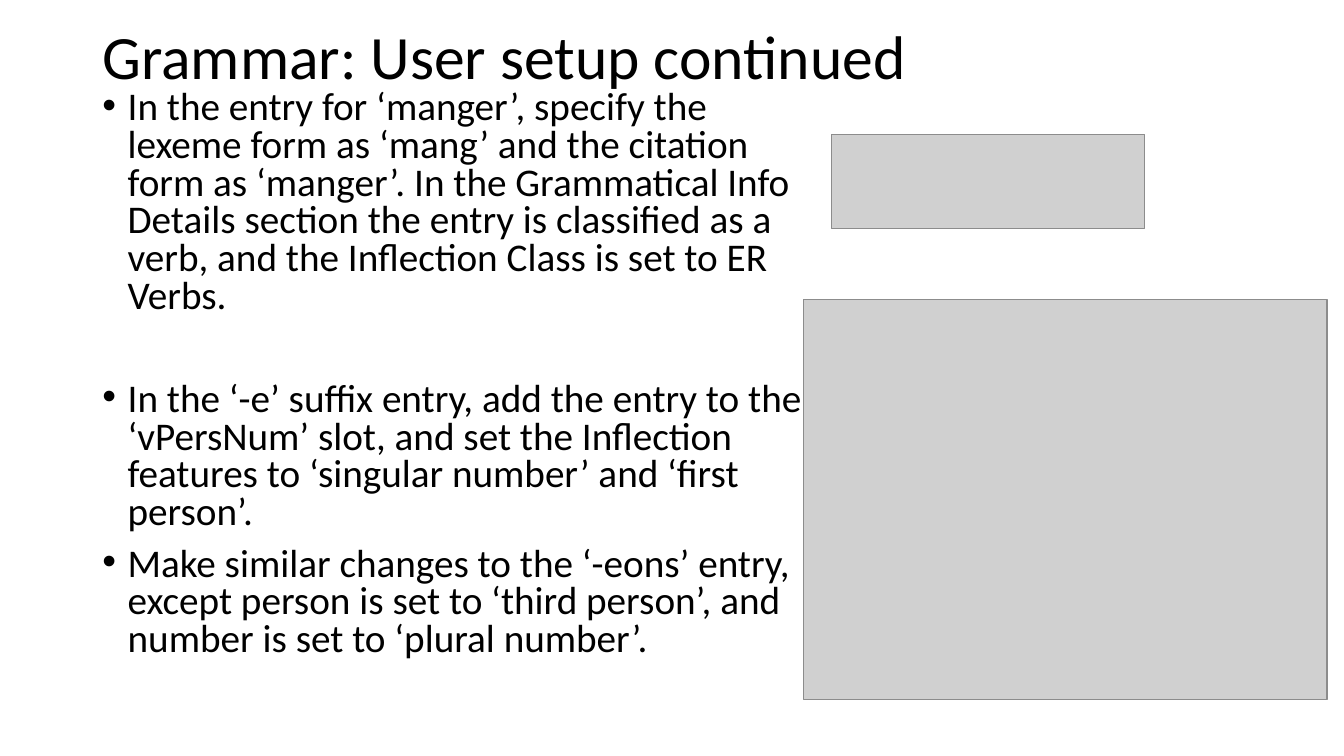
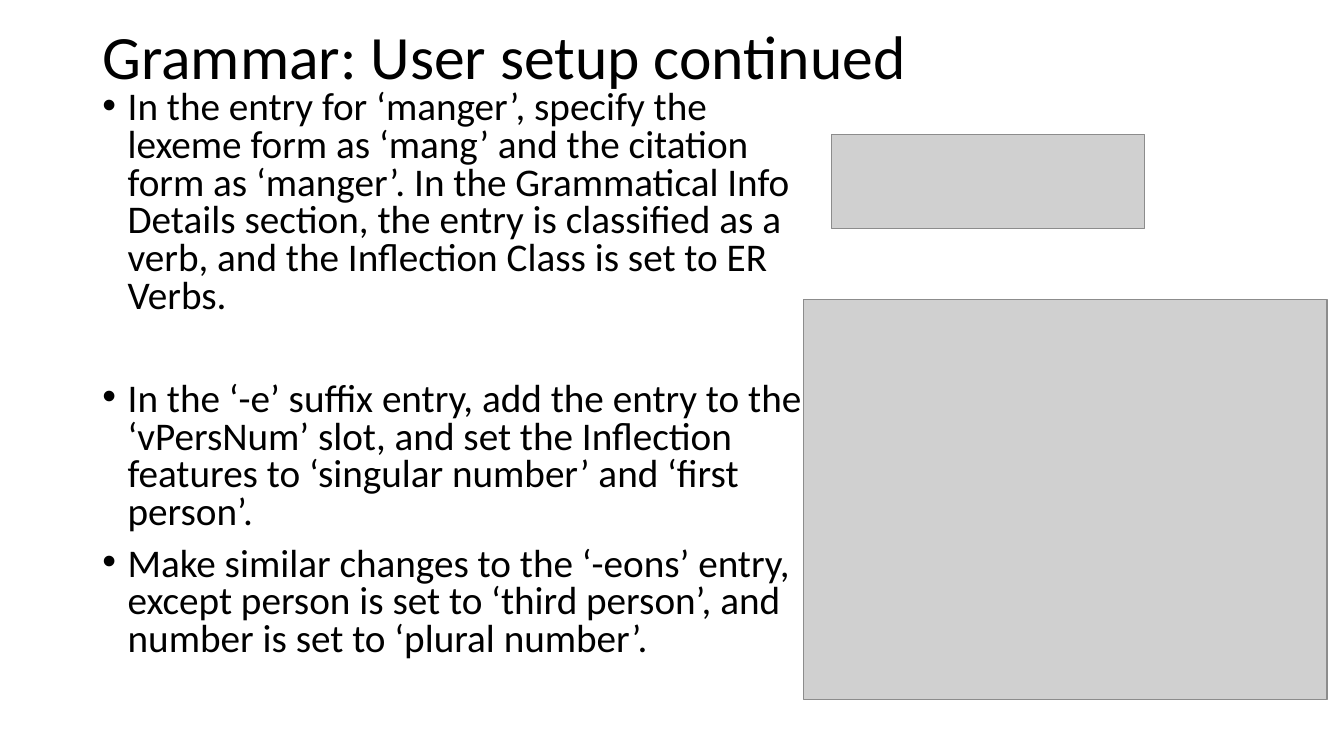
Before and after one commit to sillsdev/FwDocumentation, a slide deck: slide 6 of HelpResourcesSources/TechnicalNotes/FLEx 9.1 Conceptual Model - Grammar and interlinear model.pptx. Drawn at 1344x756 pixels with LibreOffice and Linux fonts; fonts in the diff are those of the drawing; grey boxes stand for pictures. Boxes give left, top, right and bottom in pixels: in the first picture for what was removed or moved away, otherwise in the second. Text is boxed around its words. In the diff, an @@ line names an element or a change of style, - is before the commit and + after.

```diff
--- a/HelpResourcesSources/TechnicalNotes/FLEx 9.1 Conceptual Model - Grammar and interlinear model.pptx
+++ b/HelpResourcesSources/TechnicalNotes/FLEx 9.1 Conceptual Model - Grammar and interlinear model.pptx
@@ text at (128,87,789,310): text changed @@
-• In the entry for ‘manger’, specify the lexeme form as ‘mang’ and the citation form as ‘manger’. In the Grammatical Info Details section the entry is classified as a verb, and the Inflection Class is set to ER Verbs.
+• In the entry for ‘manger’, specify the lexeme form as ‘mang’ and the citation form as ‘manger’. In the Grammatical Info Details section, the entry is classified as a verb, and the Inflection Class is set to ER Verbs.
```
Also in this commit, not shown: 9 other slides changed, 1 slide added, 1 slide removed, 5 other files.
